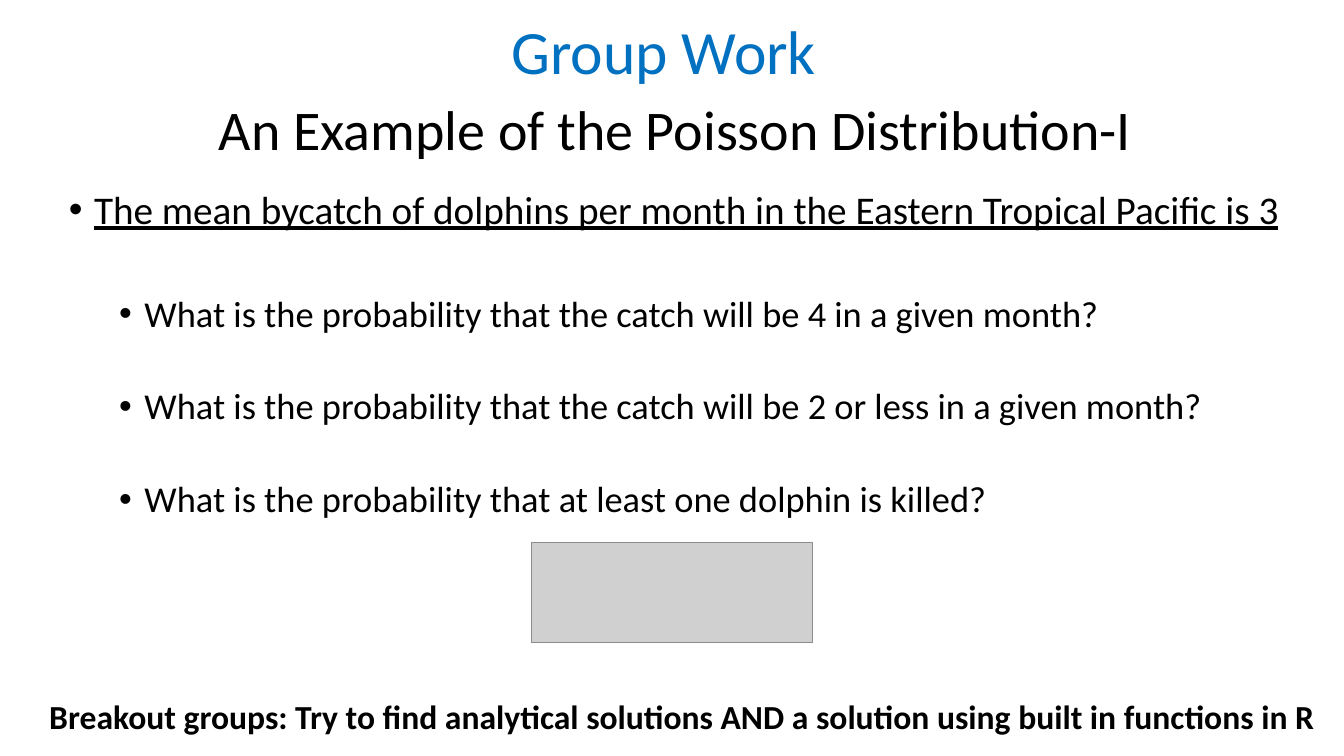
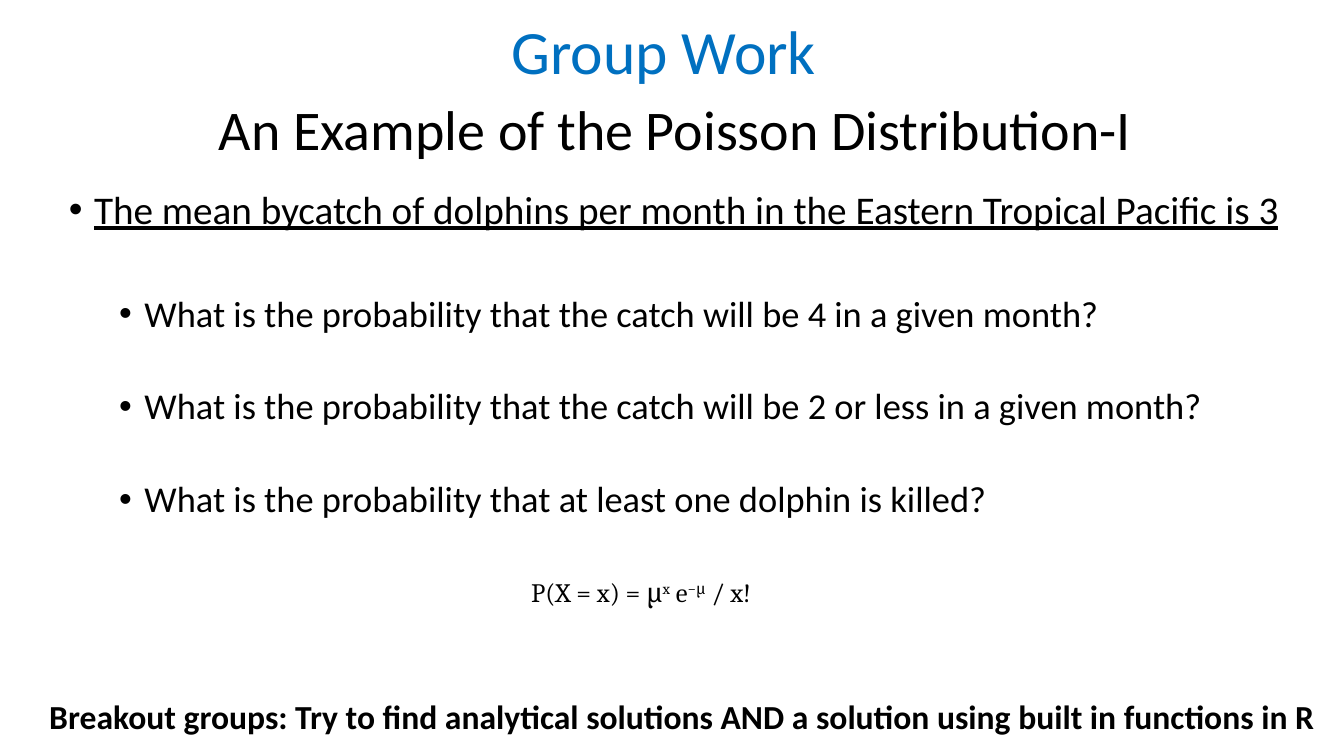
Before and after one commit to taaltree/FW536, a slide deck: slide 29 of Day1_Probability/FW536_Day1_Afternoon Distributions I_nosoln_accessible.pptx. Drawn at 1344x756 pixels with LibreOffice and Linux fonts; fonts in the diff are those of the drawing; grey boxes stand for pictures. Boxes give left, top, right and bottom in pixels: in the first picture for what was removed or moved away, otherwise in the second. Text is boxed around its words. In the diff, an @@ line names an element or a change of style, - is before the commit and + after.

```diff
--- a/Day1_Probability/FW536_Day1_Afternoon Distributions I_nosoln_accessible.pptx
+++ b/Day1_Probability/FW536_Day1_Afternoon Distributions I_nosoln_accessible.pptx
@@ picture removed at (x1=531, y1=542, x2=813, y2=642) @@
@@ text added at (x1=531, y1=583, x2=750, y2=606), 19 pt, text #000000 @@
+P(X = x) = μx e−μ / x!
```
Also in this commit, not shown: 7 other slides changed.
